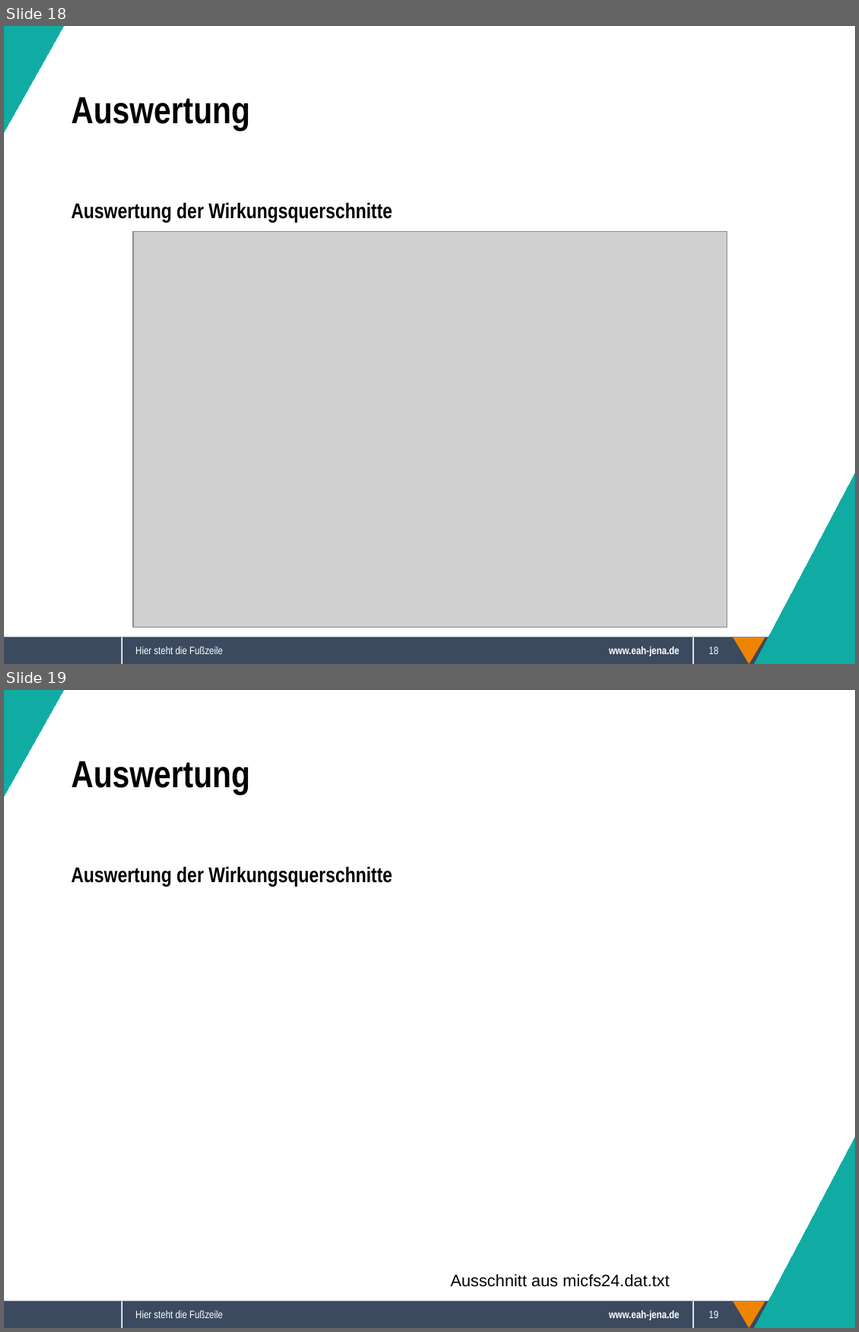
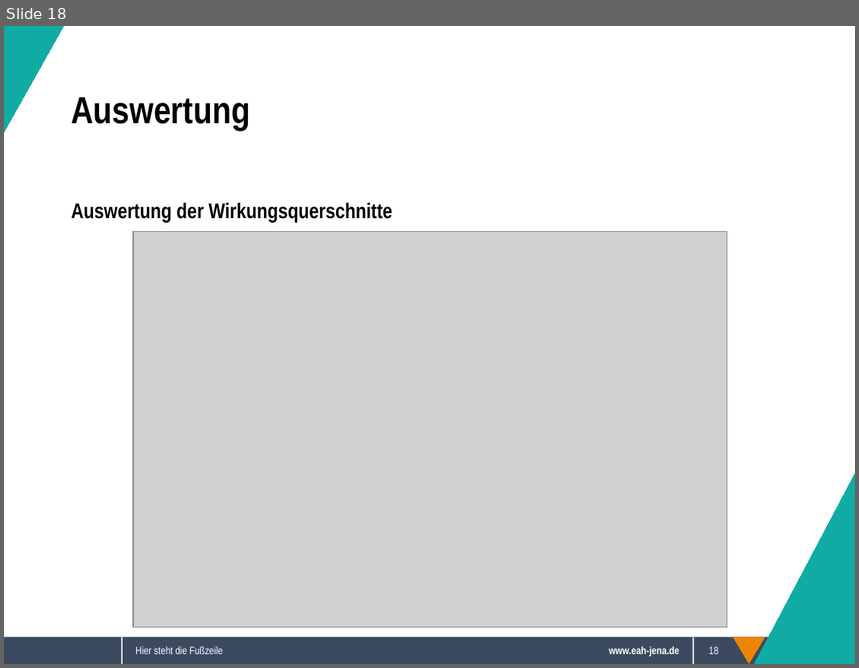
Before and after one commit to Sappy5053/Komplexpraktikum, a slide deck: Präsentation.odp. Shown one above the other, each under a label of ours: slides 18 and 19 before the commit, slide 18 after it. The pictures are 859x1332 and 859x668 pixels, drawn with LibreOffice and Linux fonts; fonts in the diff are those of the drawing; grey boxes stand for pictures; background and template pictures are left out. Boxes give left, top, right and bottom in pixels: in the first picture for what was removed or moved away, otherwise in the second. Text is boxed around its words. In the diff, an @@ line names an element or a change of style, - is before the commit and + after.

```diff
--- a/Präsentation.odp
+++ b/Präsentation.odp
@@ slide 19 removed at [4, 690, 855, 1328], background #FFFFFF; not listed: 5 template elements that a slide beside it also shows @@
@@ right triangle removed at [4, 690, 63, 796] @@
@@ text removed at [71, 761, 250, 795] @@
-Auswertung
@@ text removed at [71, 866, 392, 886] @@
-Auswertung der Wirkungsquerschnitte
@@ right triangle removed at [755, 1138, 855, 1328] @@
@@ text removed at [451, 1274, 670, 1287] @@
-Ausschnitt aus micfs24.dat.txt
@@ text removed at [135, 1311, 223, 1319] @@
-Hier steht die Fußzeile
@@ page number removed at [709, 1311, 719, 1319] @@
-19
```
Also in this commit, not shown: 3 slides changed, 5 other slides removed.
